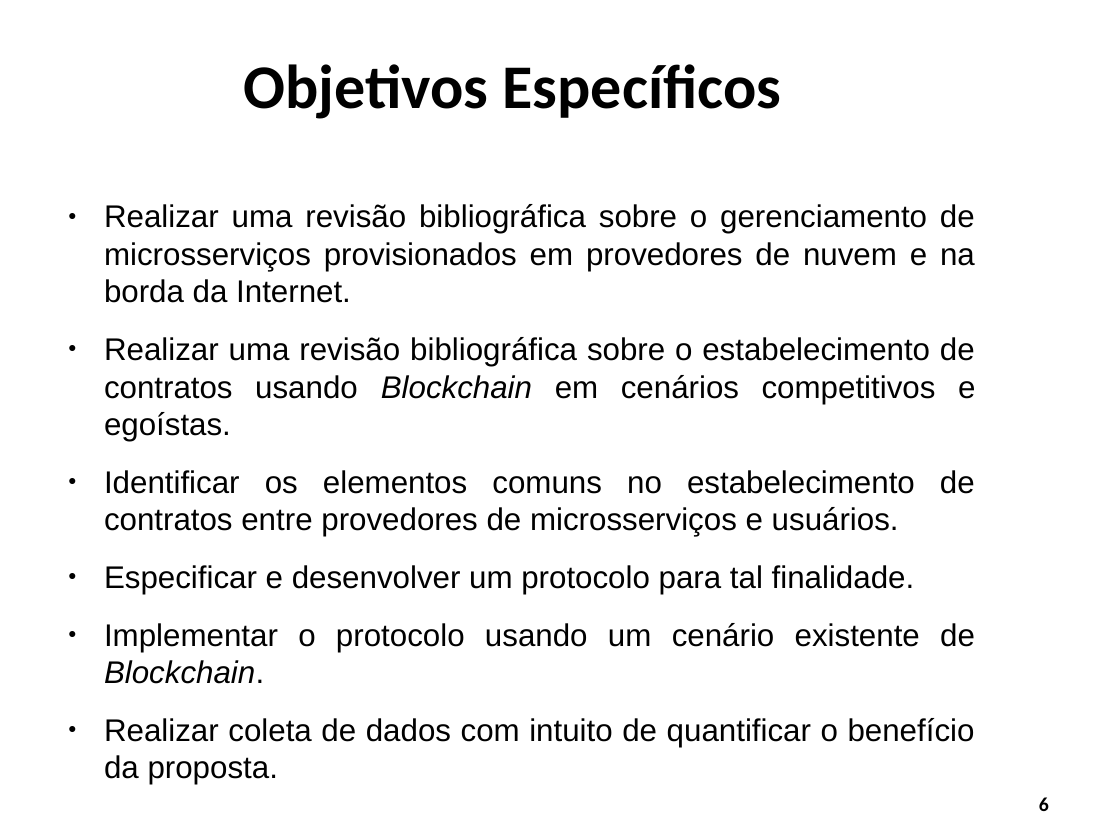
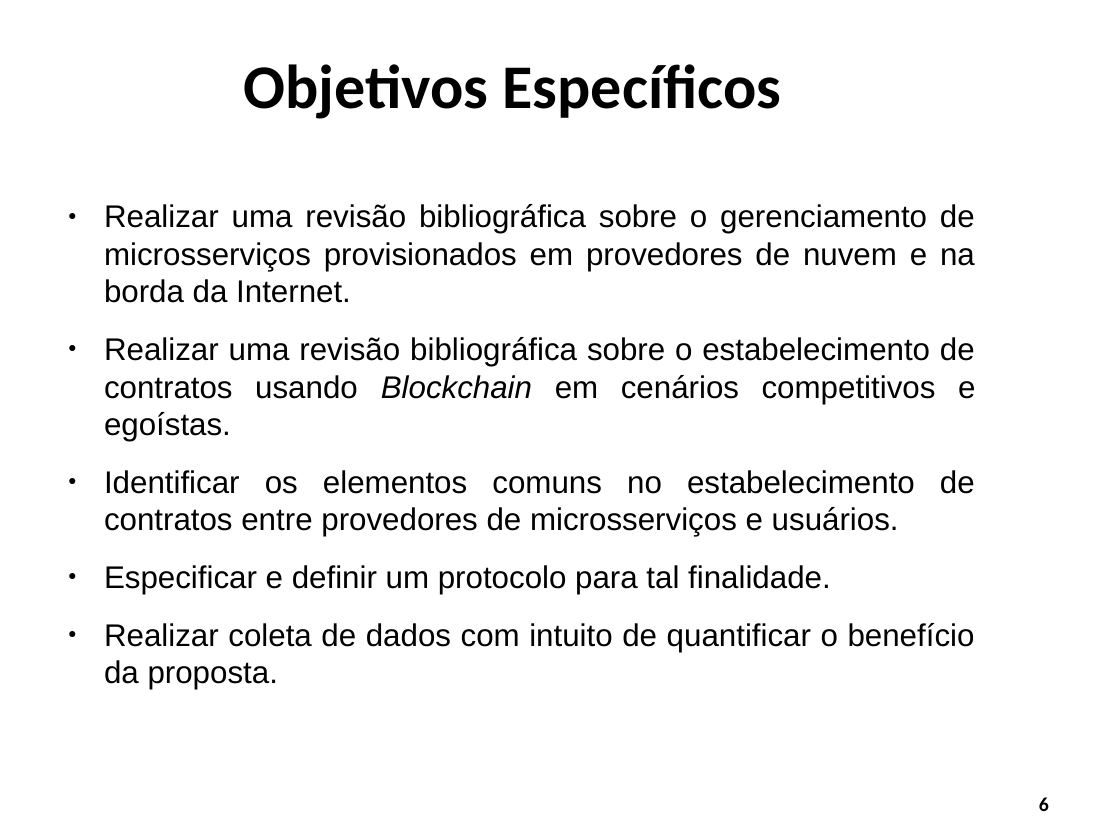
Before and after one commit to WiltonLoch/TCC, a slide deck: slide 6 of apresentacao_TCC_wilton.odp. Drawn at 1120x840 pixels with LibreOffice and Linux fonts; fonts in the diff are those of the drawing; background and template pictures are left out. Boxes give left, top, right and bottom in pixels: in the first picture for what was removed or moved away, otherwise in the second. Text is boxed around its words. In the diff, an @@ line names an element or a change of style, - is before the commit and + after.

```diff
--- a/apresentacao_TCC_wilton.odp
+++ b/apresentacao_TCC_wilton.odp
@@ text at (104, 565, 831, 594): text changed @@
-● Especificar e desenvolver um protocolo para tal finalidade.
-● Implementar o protocolo usando um cenário existente de Blockchain.
+● Especificar e definir um protocolo para tal finalidade.
```
Also in this commit, not shown: 8 other slides changed, 1 other file.
